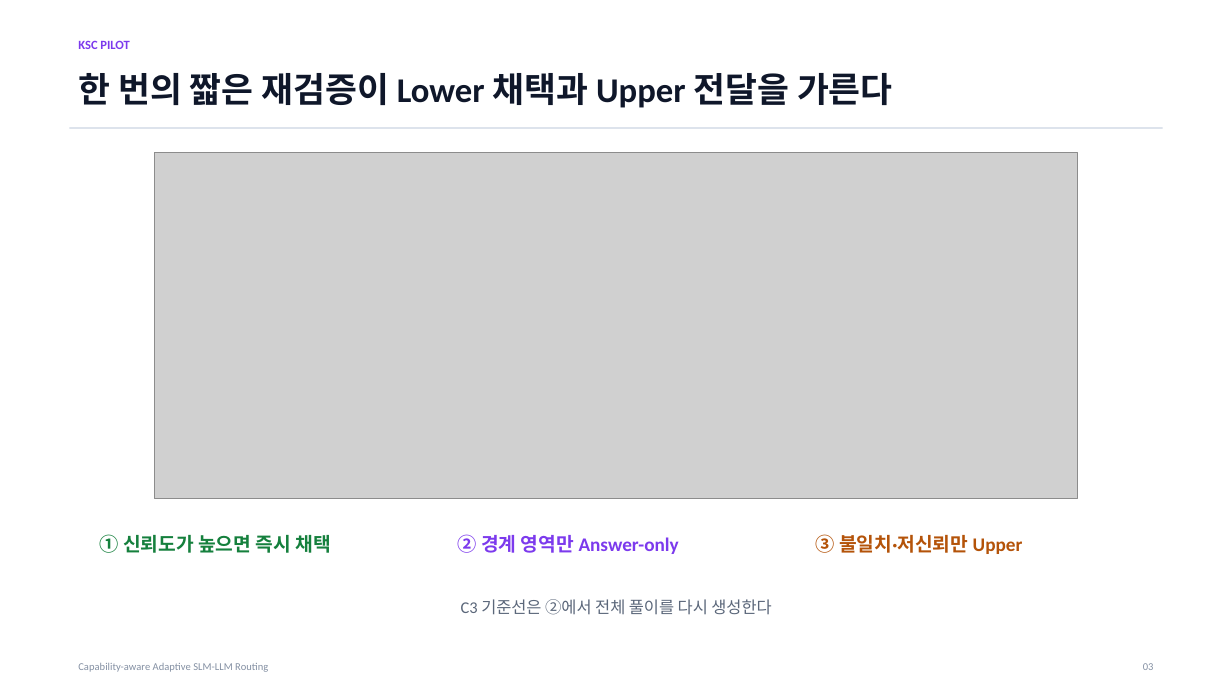
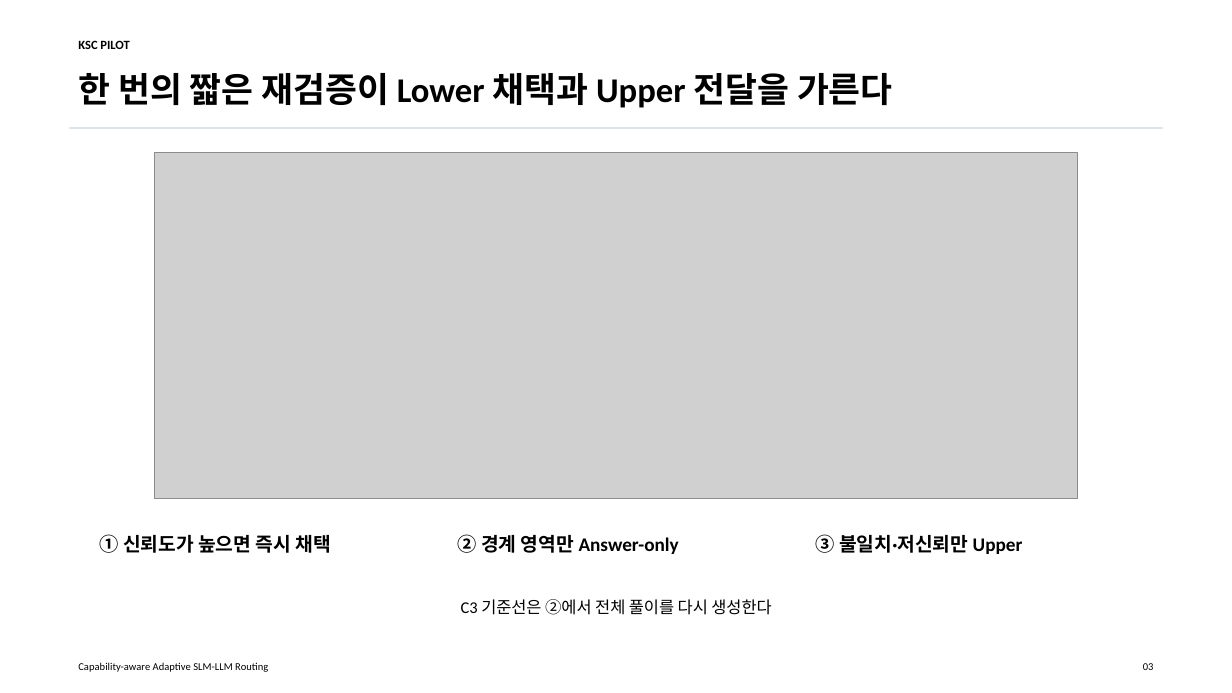
Before and after one commit to chjnett/llm_router, a slide deck: slide 3 of paper/presentation/KSC_PILOT_presentation.pptx. Drawn at 1232x693 pixels with LibreOffice and Linux fonts; fonts in the diff are those of the drawing; grey boxes stand for pictures. Boxes give left, top, right and bottom in pixels: in the first picture for what was removed or moved away, otherwise in the second. Text is boxed around its words. In the diff, an @@ line names an element or a change of style, - is before the commit and + after.

Commit message:
style: unify presentation text in black

```diff
--- a/paper/presentation/KSC_PILOT_presentation.pptx
+++ b/paper/presentation/KSC_PILOT_presentation.pptx
@@ text "KSC PILOT" at (78, 40, 129, 49): text colour #7C3AED to #000000 @@
@@ text "한 번의 짧은 재검증이 Lower ..." at (78, 73, 893, 108): text colour #0F172A to #000000 @@
@@ text "① 신뢰도가 높으면 즉시 채택" at (100, 534, 331, 553): text colour #15803D to #000000 @@
@@ text "② 경계 영역만 Answer-only" at (458, 534, 679, 554): text colour #7C3AED to #000000 @@
@@ text "③ 불일치·저신뢰만 Upper" at (816, 534, 1023, 554): text colour #B45309 to #000000 @@
@@ text "C3 기준선은 ②에서 전체 풀이를 ..." at (461, 599, 771, 615): text colour #5B677A to #000000 @@
@@ text "Capability-aware Adaptive SLM-LLM Routing" at (78, 662, 268, 672): text colour #8490A3 to #000000 @@
@@ text "03" at (1143, 663, 1154, 670): text colour #8490A3 to #000000 @@
```
Also in this commit, not shown: 9 other slides changed, 1 other file.
